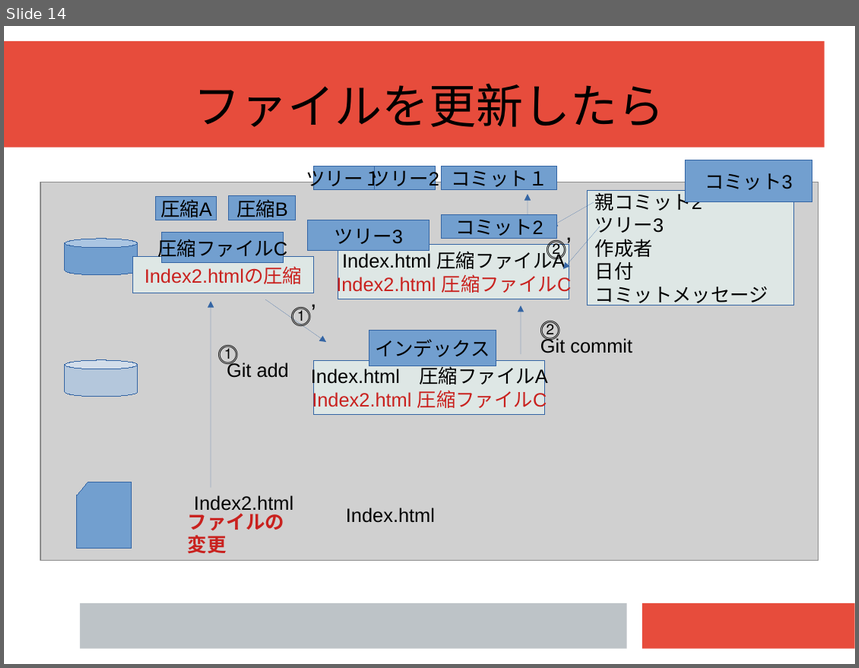
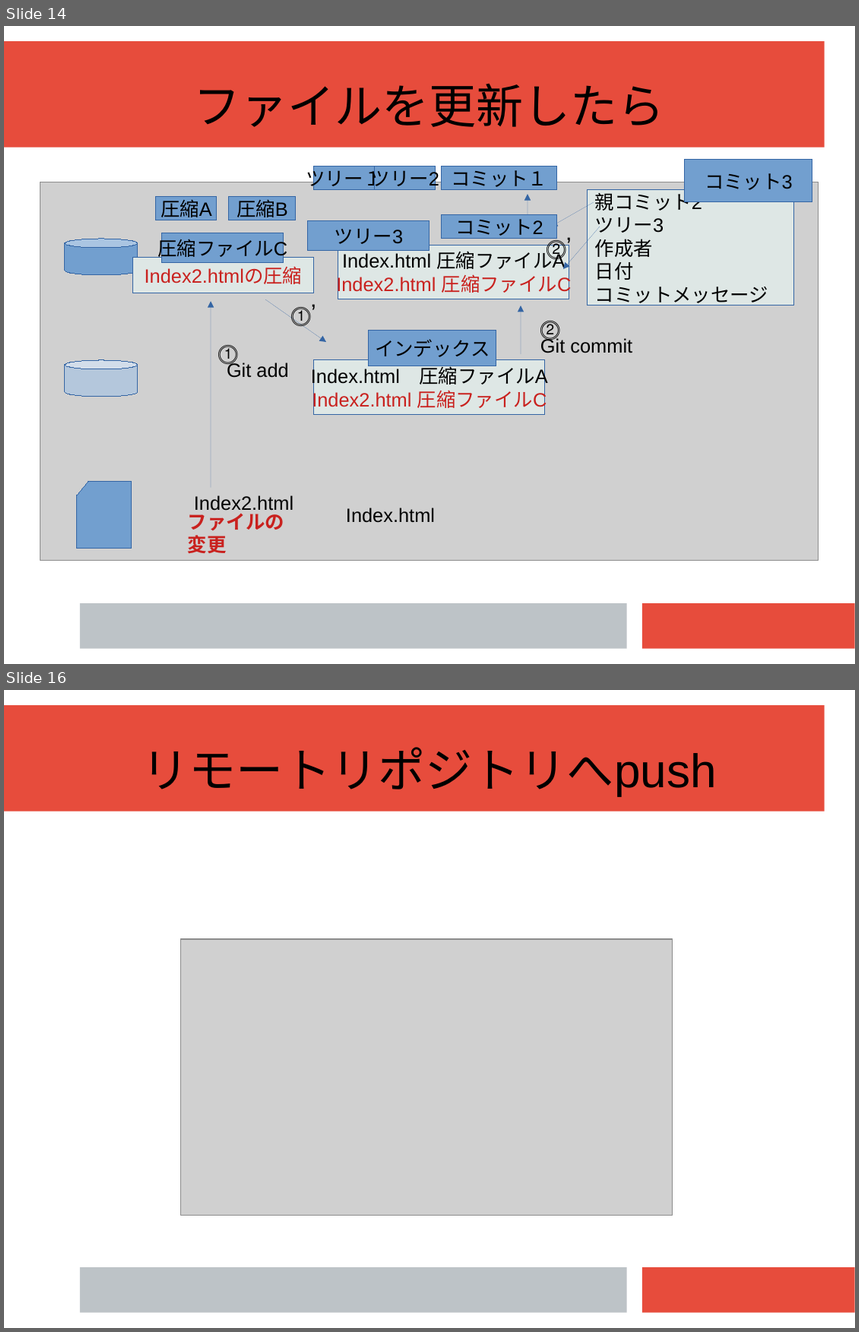
Before and after one commit to workingg/working_g, a slide deck: 資料/発表資料.pptx. Shown one above the other, each under a label of ours: slide 14 before the commit, slides 14 and 16 after it; the slides between them are not shown. The pictures are 859x668 and 859x1332 pixels, drawn with LibreOffice and Linux fonts; fonts in the diff are those of the drawing; grey boxes stand for pictures. Boxes give left, top, right and bottom in pixels: in the first picture for what was removed or moved away, otherwise in the second. Text is boxed around its words. In the diff, an @@ line names an element or a change of style, - is before the commit and + after.

```diff
--- a/資料/発表資料.pptx
+++ b/資料/発表資料.pptx
@@ slide 16 added at bbox=[4, 690, 855, 1328], background #FFFFFF; not listed: 3 template elements that a slide beside it also shows @@
@@ text added at bbox=[142, 747, 717, 797], 44 pt, text #000000 @@
+リモートリポジトリへpush
@@ picture added at bbox=[181, 939, 673, 1216] @@
```
Also in this commit, not shown: 2 slides changed, 3 other slides added.
